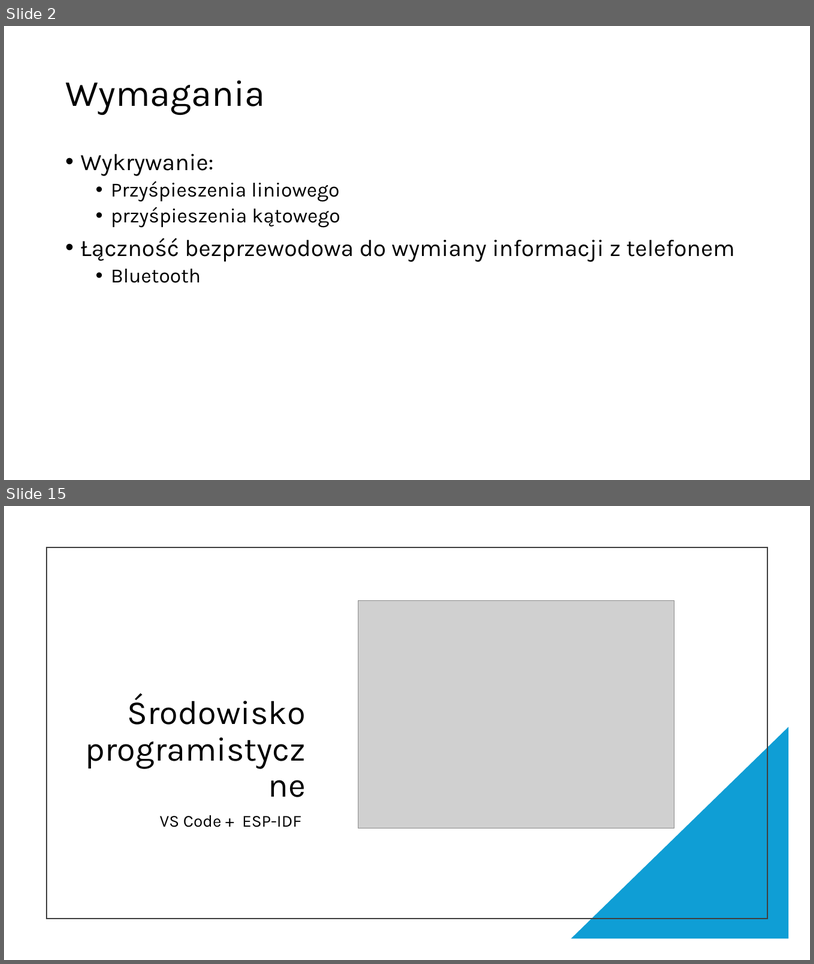
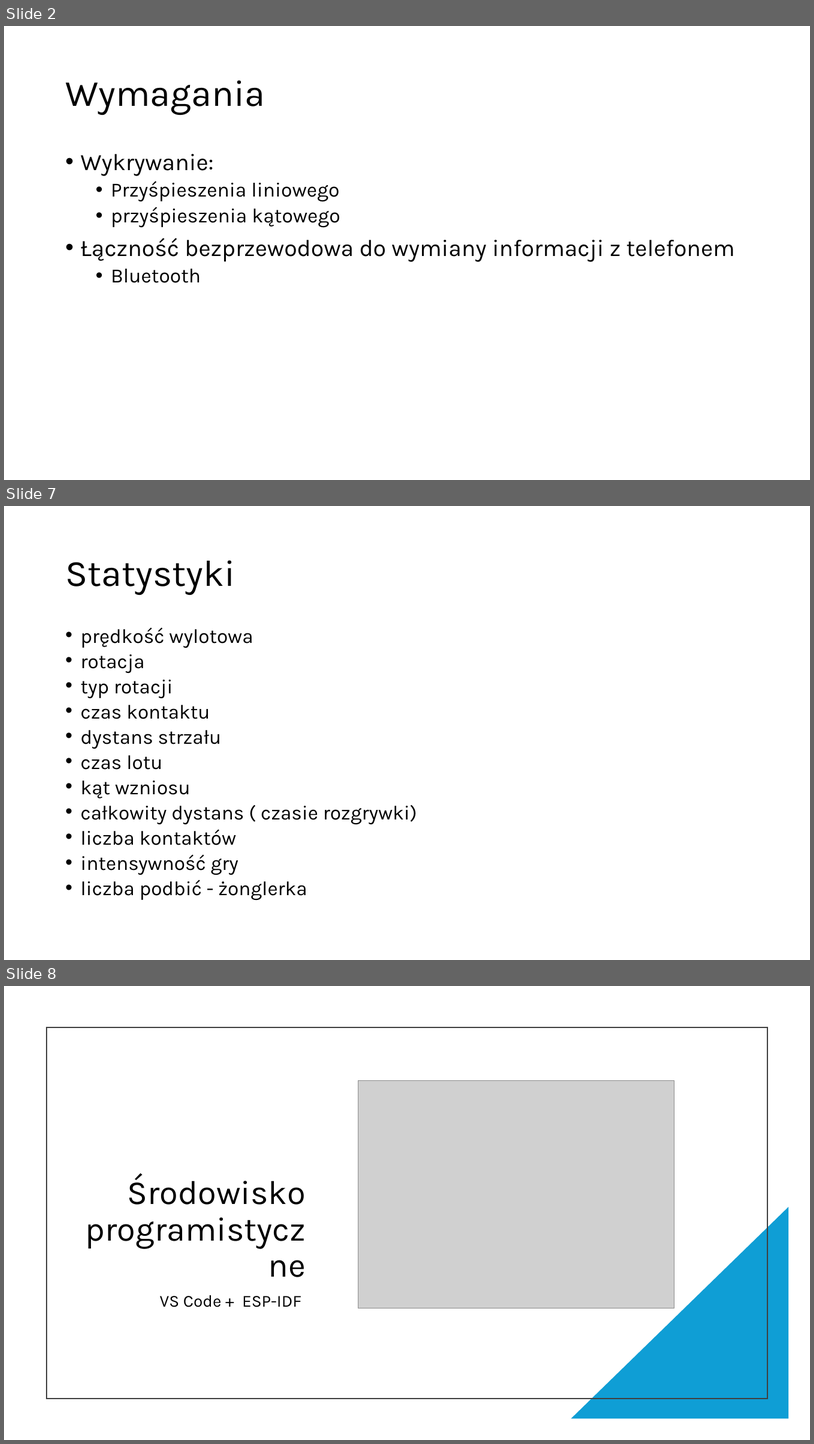
Before and after one commit to Szymek200/Smart-ball, a slide deck: Prezentacja/Smart-piłka_prez.pptx. Shown one above the other, each under a label of ours: slides 2 and 15 before the commit, slides 2, 7 and 8 after it; the slides between them are not shown. The pictures are 814x964 and 814x1444 pixels, drawn with LibreOffice and Linux fonts; fonts in the diff are those of the drawing; grey boxes stand for pictures. Boxes give left, top, right and bottom in pixels: in the first picture for what was removed or moved away, otherwise in the second. Text is boxed around its words. In the diff, an @@ line names an element or a change of style, - is before the commit and + after.

```diff
--- a/Prezentacja/Smart-piłka_prez.pptx
+++ b/Prezentacja/Smart-piłka_prez.pptx
@@ slide 7 added at (4, 506, 810, 960), background #FFFFFF @@
@@ title added at (65, 560, 235, 595), 44 pt, text #000000 @@
+Statystyki
@@ text added at (81, 627, 417, 900), 23.8 pt, text #000000 @@
+• prędkość wylotowa
+• rotacja
+• typ rotacji
+• czas kontaktu
+• dystans strzału
+• czas lotu
+• kąt wzniosu
+• całkowity dystans ( czasie rozgrywki)
+• liczba kontaktów
+• intensywność gry
+• liczba podbić - żonglerka
@@ what was slide 15 is now slide 8 @@
```
Also in this commit, not shown: 1 slide changed, 3 other slides added, 11 slides removed.
